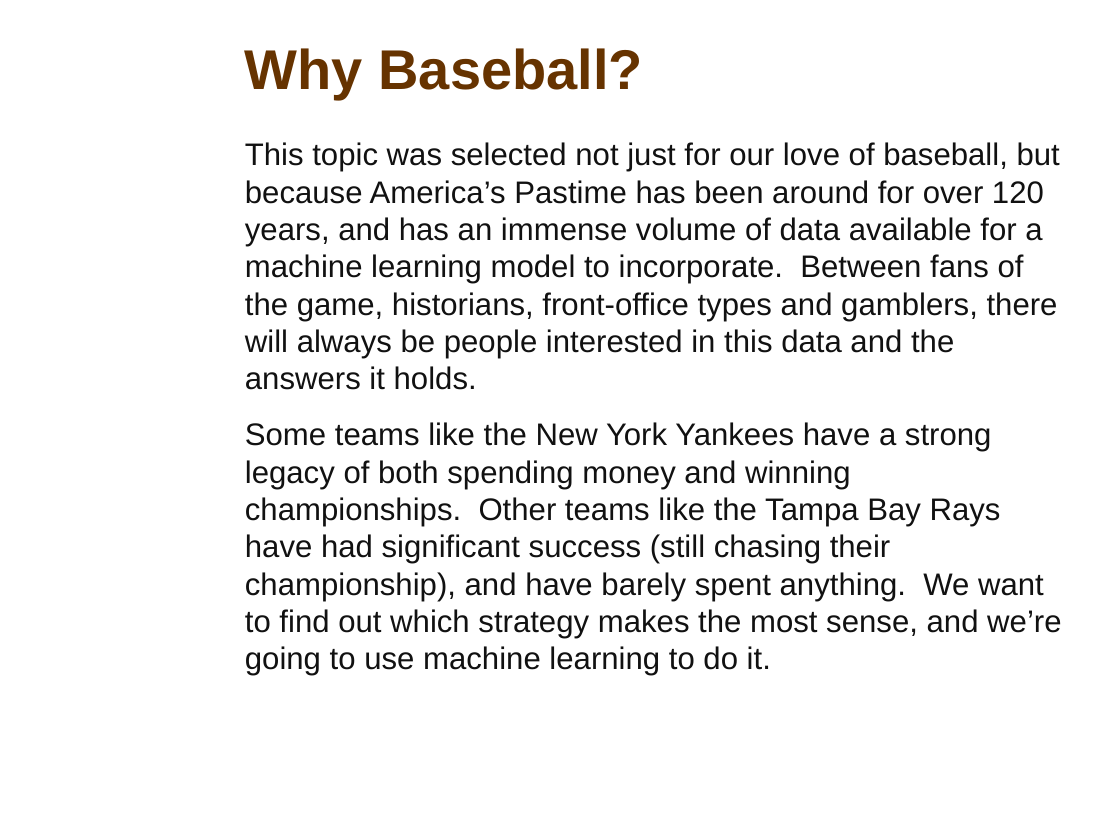
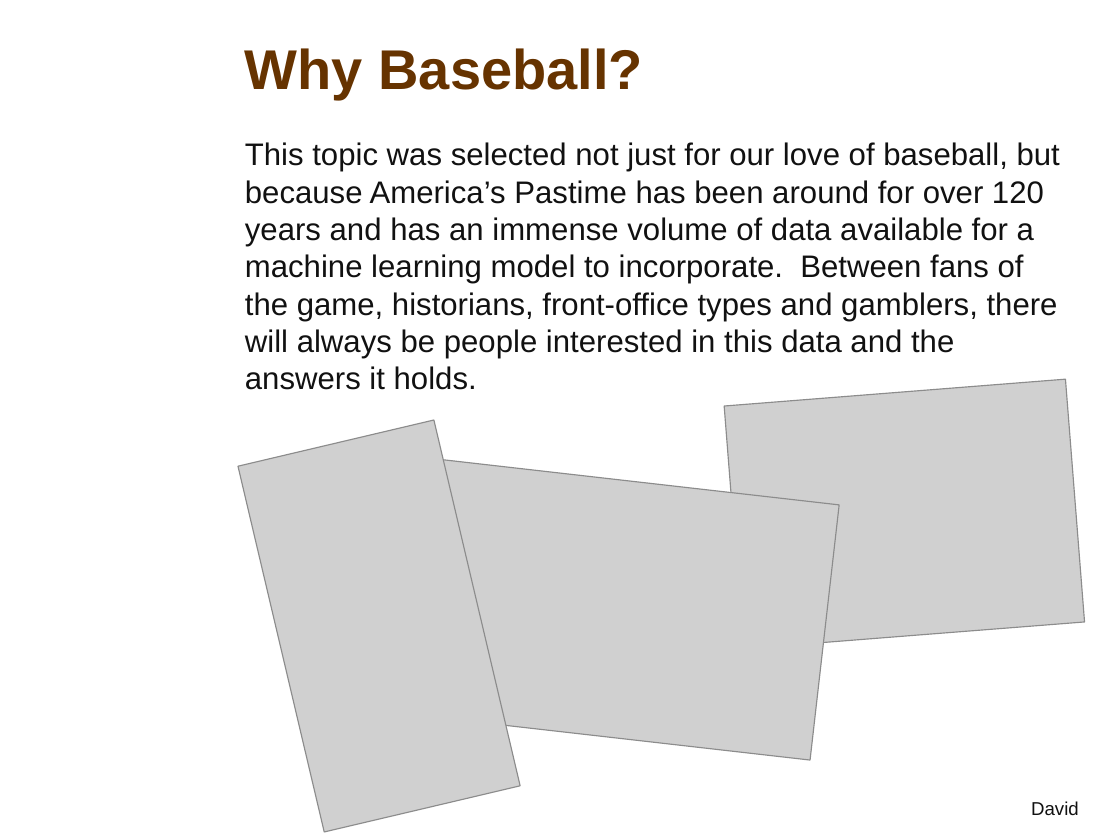
Before and after one commit to davidfashbinder/final_project, a slide deck: slide 2 of Final Presentation.pptx (slide 3 before the commit). Drawn at 1120x840 pixels with LibreOffice and Linux fonts; fonts in the diff are those of the drawing; grey boxes stand for pictures; background and template pictures are left out. Boxes give left, top, right and bottom in pixels: in the first picture for what was removed or moved away, otherwise in the second. Text is boxed around its words. In the diff, an @@ line names an element or a change of style, - is before the commit and + after.

```diff
--- a/Final Presentation.pptx
+++ b/Final Presentation.pptx
@@ text at box(245, 142, 1060, 390): text changed @@
-This topic was selected not just for our love of baseball, but because America’s Pastime has been around for over 120 years, and has an immense volume of data available for a machine learning model to incorporate. Between fans of the game, historians, front-office types and gamblers, there will always be people interested in this data and the answers it holds.
-Some teams like the New York Yankees have a strong legacy of both spending money and winning championships. Other teams like the Tampa Bay Rays have had significant success (still chasing their championship), and have barely spent anything. We want to find out which strategy makes the most sense, and we’re going to use machine learning to do it.
+This topic was selected not just for our love of baseball, but because America’s Pastime has been around for over 120 years and has an immense volume of data available for a machine learning model to incorporate. Between fans of the game, historians, front-office types and gamblers, there will always be people interested in this data and the answers it holds.
@@ picture added at box(725, 379, 1085, 648) @@
@@ picture added at box(238, 420, 521, 832) @@
@@ picture added at box(393, 458, 840, 760) @@
@@ text added at box(1031, 801, 1079, 815), 12 pt, text #111111 @@
+David
```
Also in this commit, not shown: 8 other slides changed, 7 slides added, 2 slides removed.
